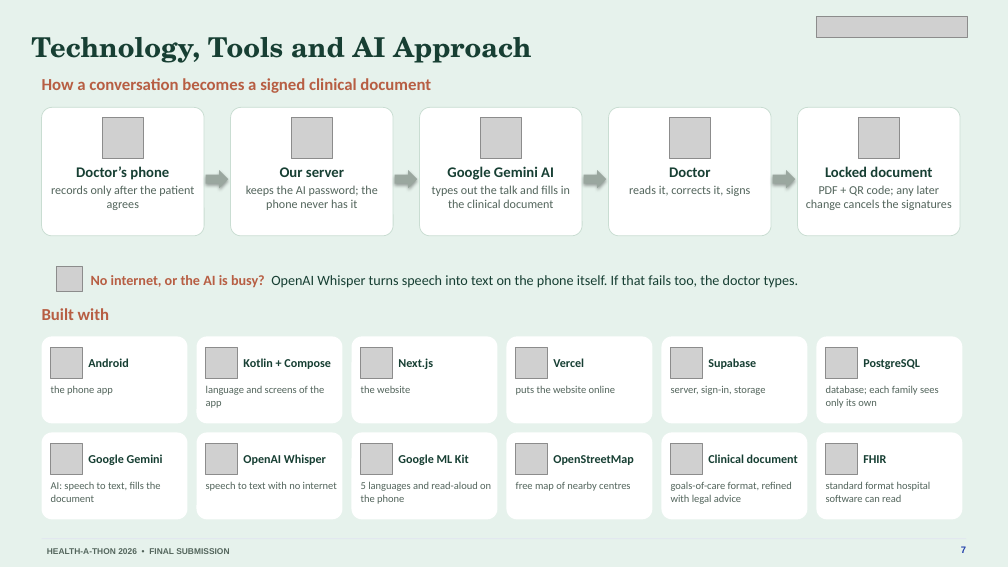
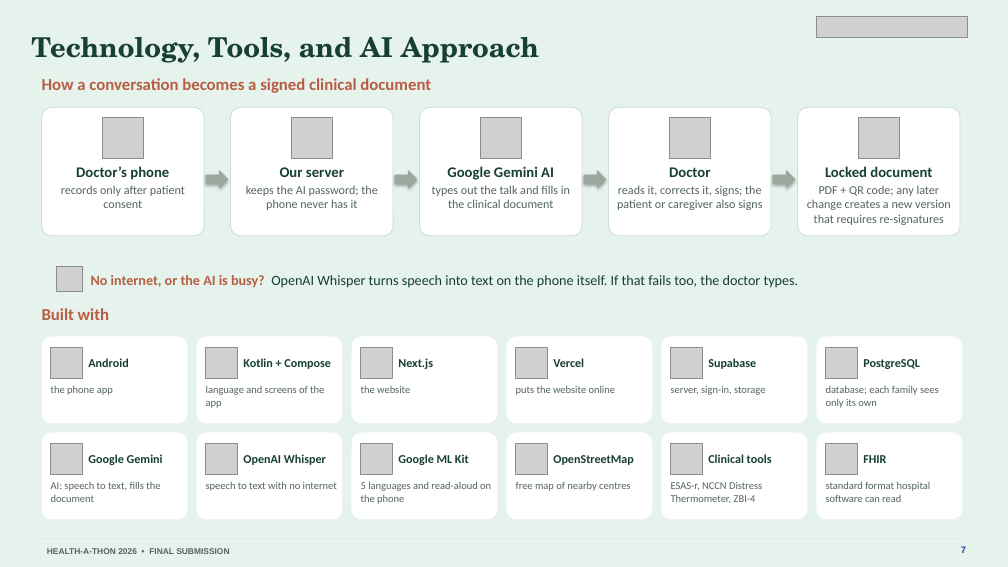
Before and after one commit to basithladdu/healthathon, a slide deck: slide 7 of output/final-submission/Sahara-Final-Presentation.pptx. Drawn at 1008x567 pixels with LibreOffice and Linux fonts; fonts in the diff are those of the drawing; grey boxes stand for pictures. Boxes give left, top, right and bottom in pixels: in the first picture for what was removed or moved away, otherwise in the second. Text is boxed around its words. In the diff, an @@ line names an element or a change of style, - is before the commit and + after.

```diff
--- a/output/final-submission/Sahara-Final-Presentation.pptx
+++ b/output/final-submission/Sahara-Final-Presentation.pptx
@@ text at [31, 37, 539, 63]: text changed @@
-Technology, Tools and AI Approach
+Technology, Tools, and AI Approach
@@ text at [61, 185, 185, 208]: text changed @@
-records only after the patient agrees
+records only after patient consent
@@ text at [617, 185, 762, 210]: text changed @@
-reads it, corrects it, signs
+reads it, corrects it, signs; the patient or caregiver also signs
@@ text at [807, 185, 951, 225]: text changed @@
-PDF + QR code; any later change cancels the signatures
+PDF + QR code; any later change creates a new version that requires re-signatures
@@ text at [708, 454, 772, 463]: text changed @@
-Clinical document
+Clinical tools
@@ text at [671, 482, 762, 503]: text changed @@
-goals-of-care format, refined with legal advice
+ESAS-r, NCCN Distress Thermometer, ZBI-4
```
Also in this commit, not shown: 11 other slides changed, 13 other files.
